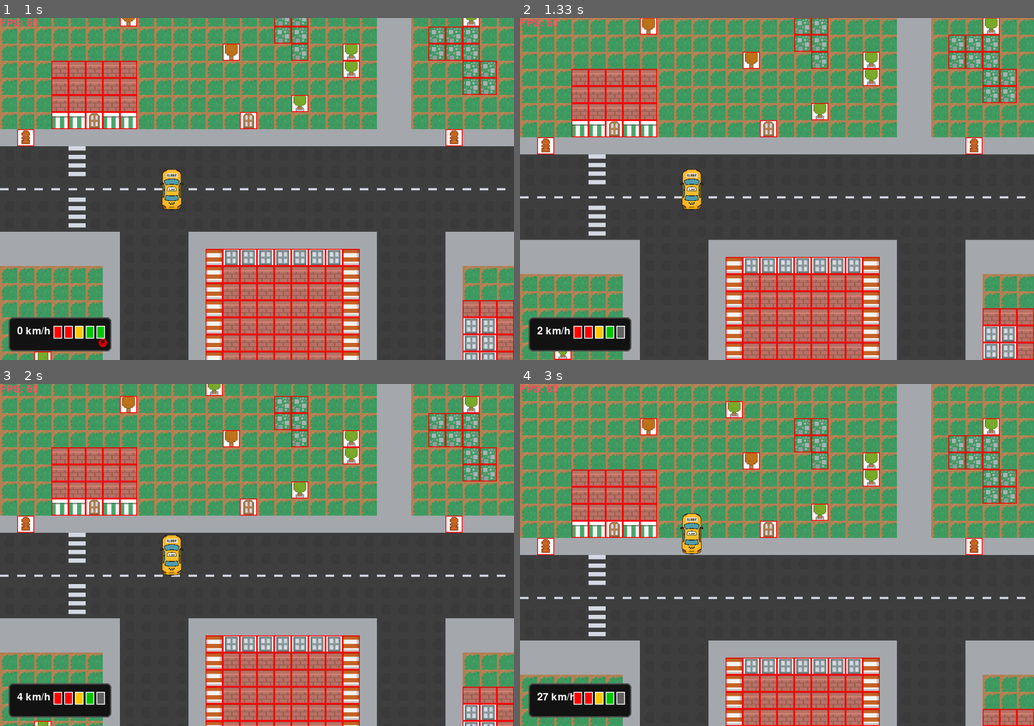
Above: before the commit, frames 1-4 (two rows, left to right).
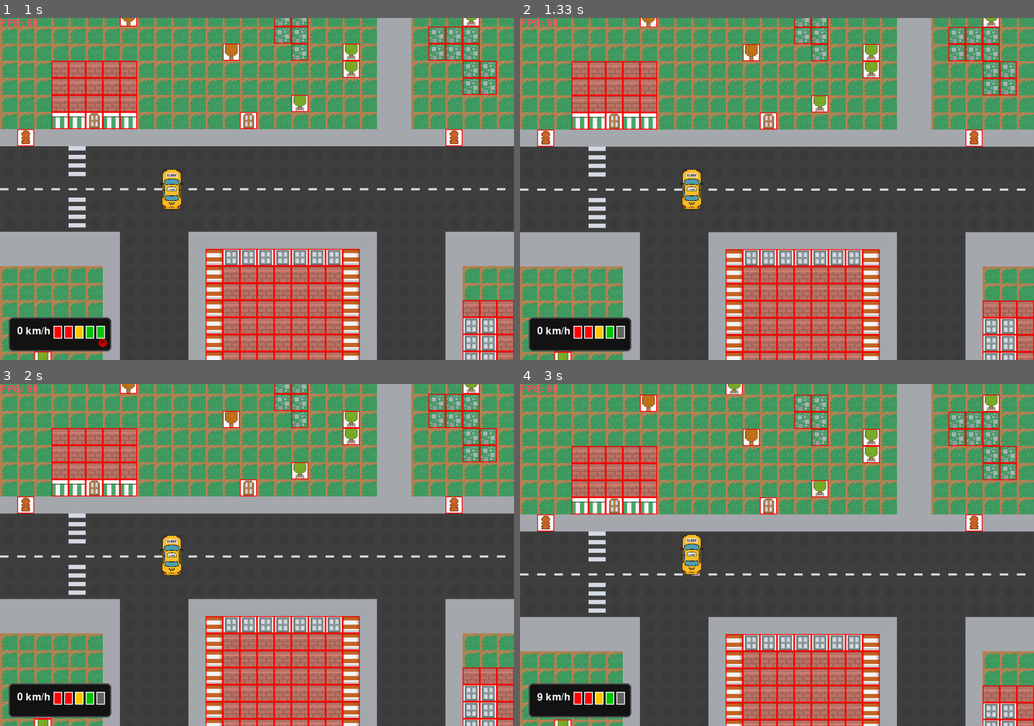
Above: after the commit, the same moments.

Repository: jirihos/UUN-Pygame-workshop
Game: pygame game, started from src/main.py
Two runs of this game, one before a commit and one after it. Both use one fixed random seed, a clock stepped at 60 frames per second and the inputs below.
Inputs (mouse positions are in pixels of both pictures, inside the frame that each line leads up to):
- Up to frame 1 (1 s): click (257, 189) at 0.38 s; tap Space at 0.67 s
- Up to frame 2 (1.33 s): tap Space at 1 s
- Up to frame 3 (2 s): tap Space at 1.33, 1.67 s
- Up to frame 4 (3 s): hold W 2.5-2.97 s

Frame 1 is identical in both runs. In frame 2, 29% of the frame differs, in the area x 0-100%, y 0-100%; in frame 3, 37%; in frame 4, 43%.

Commit message:
Collision v2 and turning

Diff:
--- a/src/car_sprite.py
+++ b/src/car_sprite.py
@@ -11,24 +11,24 @@
         self.image = self.original_image
         self.rect = self.image.get_rect(center=(x, y))
 
-        self.collision_width = size[0] * 0.0
-        self.collision_height = size[1] * 0.0
+        self.collision_width = size[0] * 0.5
+        self.collision_height = size[1] * 0.85
 
 
         self.pos = pygame.Vector2(x, y)
         self.angle = 0
         self.speed = 0
 
-        self.max_speed = 10
+        self.max_speed = 5
         self.max_reverse_speed = -2
-        self.acceleration = 0.2
+        self.acceleration = 0.1
         self.brake_strength = 0.3
-        self.friction = 0.05
+        self.friction = 0.5
 
         self.steering_angle = 0
-        self.steering_speed = 0.3
-        self.max_steering = 3
-        self.steering_return = 0.1
+        self.steering_speed = 0.8
+        self.max_steering = 5.0
+        self.steering_return = 0.5
 
         self.handbrake_engaged = False
         self.stored_momentum = 0
--- a/src/scenes/game.py
+++ b/src/scenes/game.py
@@ -8,7 +8,7 @@
     def __init__(self, main):
         self.main = main
         self.sprites = pygame.sprite.Group()
-        self.car = CarSprite(400,500)     #(self.main.screen.get_width() // 2, self.main.screen.get_height() // 2)
+        self.car = CarSprite(400, 500)  # Manual spawn position
         self.sprites.add(self.car)
         self.font = pygame.font.SysFont(None, 36)
         self.brake_pressed = False
